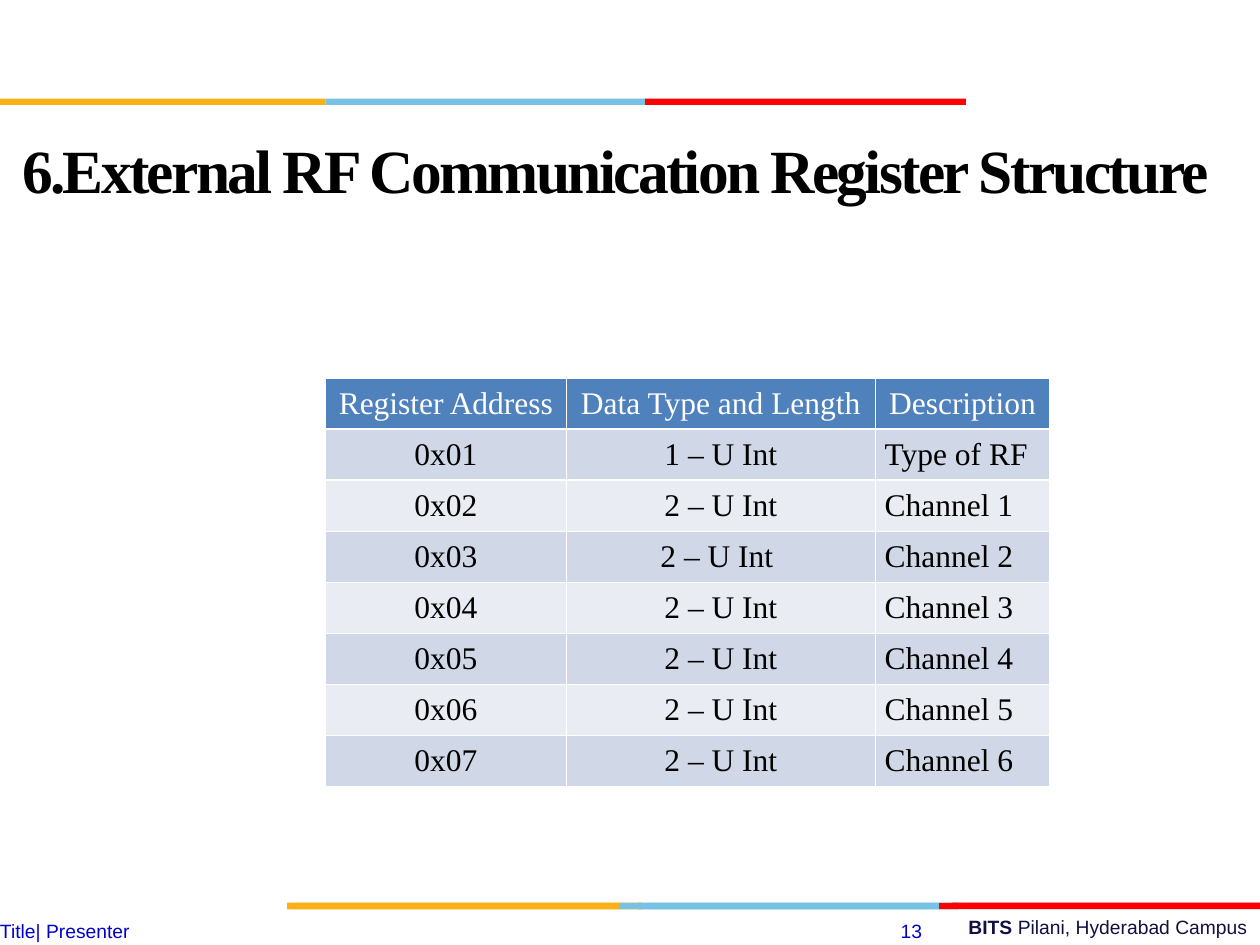
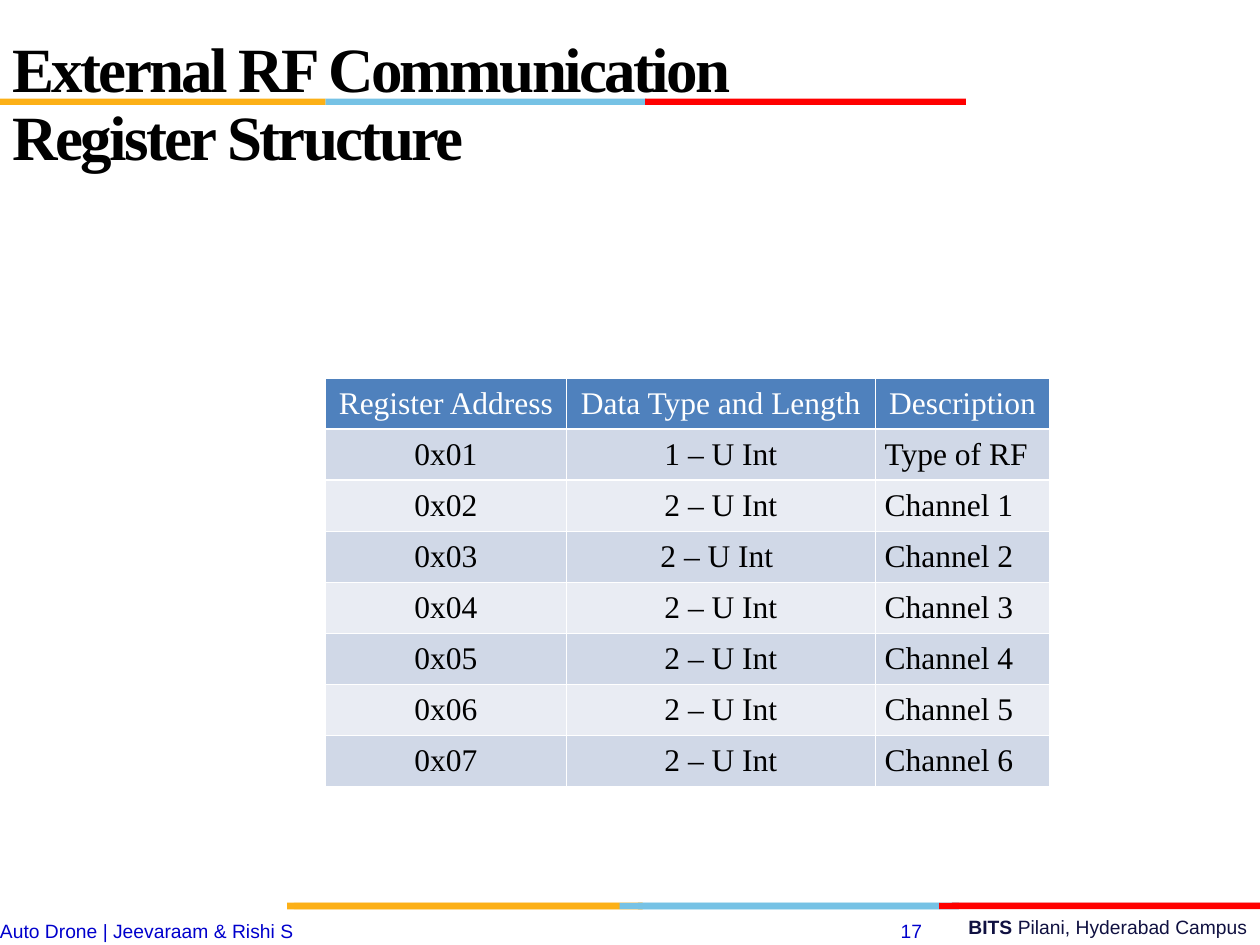
Before and after one commit to jeevaraam/AutoDrone, a slide deck: slide 17 of esd final.pptx (slide 13 before the commit). Drawn at 1260x945 pixels with LibreOffice and Linux fonts; fonts in the diff are those of the drawing; background and template pictures are left out. Boxes give left, top, right and bottom in pixels: in the first picture for what was removed or moved away, otherwise in the second. Text is boxed around its words. In the diff, an @@ line names an element or a change of style, - is before the commit and + after.

```diff
--- a/esd final.pptx
+++ b/esd final.pptx
@@ text at (12,48,730,172): text changed; size 35.1 to 36 pt @@
-6.External RF Communication Register Structure
+External RF Communication Register Structure
@@ text at (0,924,293,939): text changed @@
-Title| Presenter
+Auto Drone | Jeevaraam & Rishi S
@@ page number at (901,924,922,938): text changed @@
-13
+17
```
Also in this commit, not shown: 10 other slides changed, 10 slides added, 2 slides removed.
